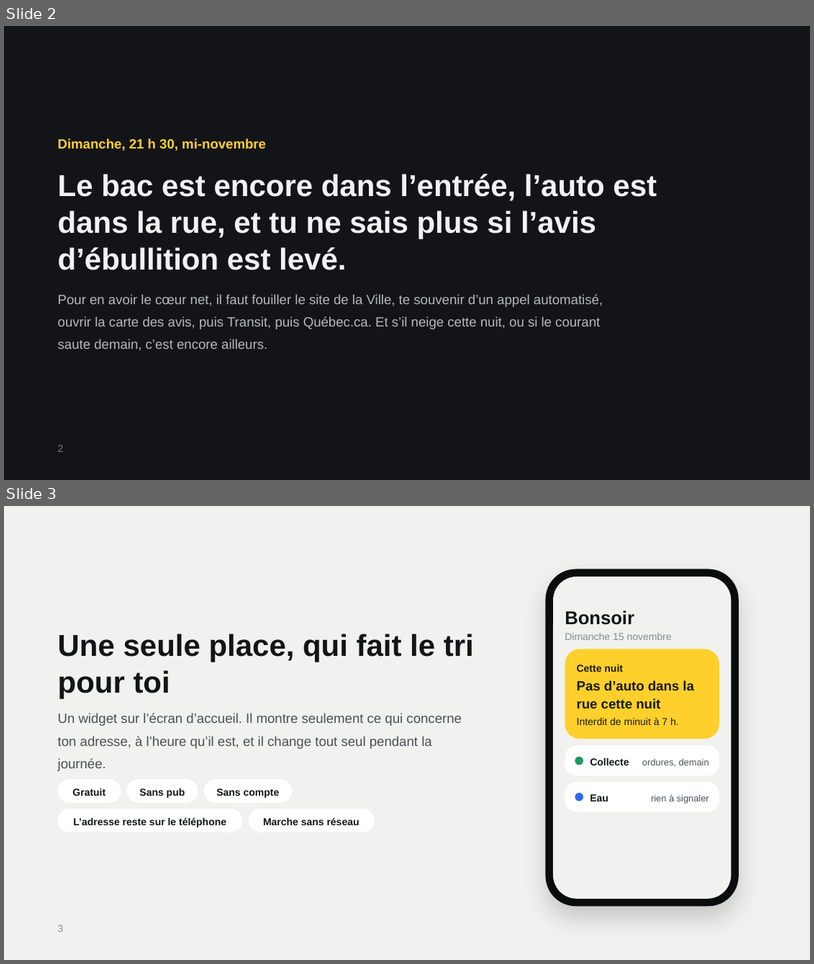
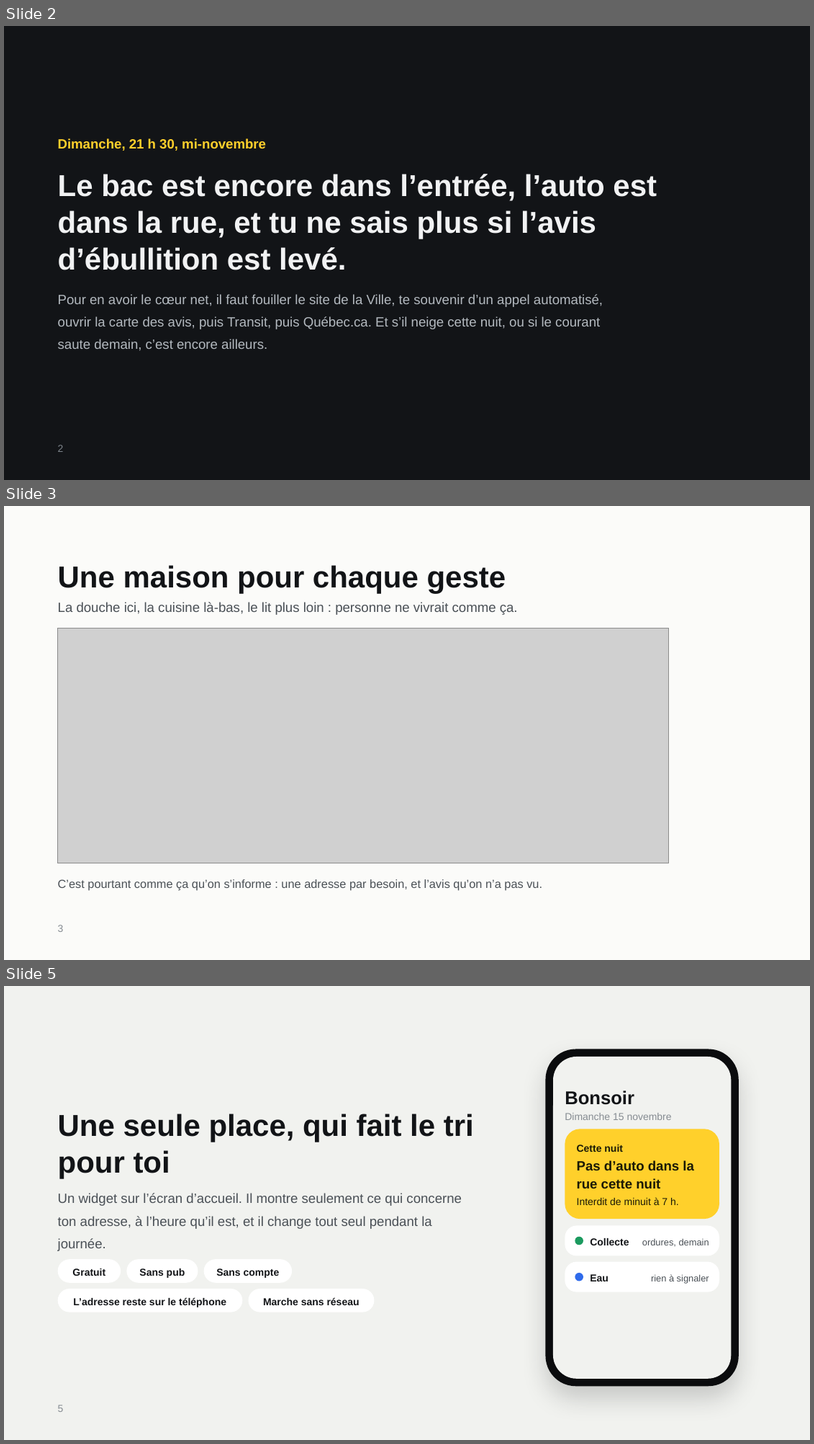
Before and after one commit to gotflo/saguenay_aujourdhui, a slide deck: Saguenay-Aujourdhui.pptx. Shown one above the other, each under a label of ours: slides 2 and 3 before the commit, slides 2, 3 and 5 after it; the slides between them are not shown. The pictures are 814x964 and 814x1444 pixels, drawn with LibreOffice and Linux fonts; fonts in the diff are those of the drawing; grey boxes stand for pictures. Boxes give left, top, right and bottom in pixels: in the first picture for what was removed or moved away, otherwise in the second. Text is boxed around its words. In the diff, an @@ line names an element or a change of style, - is before the commit and + after.

Commit message:
Présentation : une maison pour chaque geste
Deux diapos animées illustrent le problème et l'idée : une rue de
maisons, une par geste puis une par source d'information, et une seule
maison qui va chercher l'information et prévient au bon moment. Les
mêmes schémas figurent dans la section « Pourquoi » du prototype.
La présentation porte le nom de l'auteur et le nombre de tests à jour.
La version avec courriel et téléphone reste sur le poste.

```diff
--- a/Saguenay-Aujourdhui.pptx
+++ b/Saguenay-Aujourdhui.pptx
@@ slide 3 added at box(4, 506, 810, 960), background #FBFBF9 @@
@@ title added at box(58, 565, 507, 593), 36 pt, text #121417, bold @@
+Une maison pour chaque geste
@@ text added at box(58, 602, 518, 615), 16 pt, text #4A5056 @@
+La douche ici, la cuisine là-bas, le lit plus loin : personne ne vivrait comme ça.
@@ picture added at box(58, 628, 669, 863) @@
@@ text added at box(58, 879, 543, 890), 14 pt, text #4A5056 @@
+C’est pourtant comme ça qu’on s’informe : une adresse par besoin, et l’avis qu’on n’a pas vu.
@@ page number added at box(58, 924, 64, 932), 12 pt, text #868C92 @@
+3
@@ what was slide 3 is now slide 5 @@
@@ page number at box(58, 1404, 64, 1412): text changed @@
-3
+5
```
Also in this commit, not shown: 3 slides changed, 1 other slide added, 2 other files.
